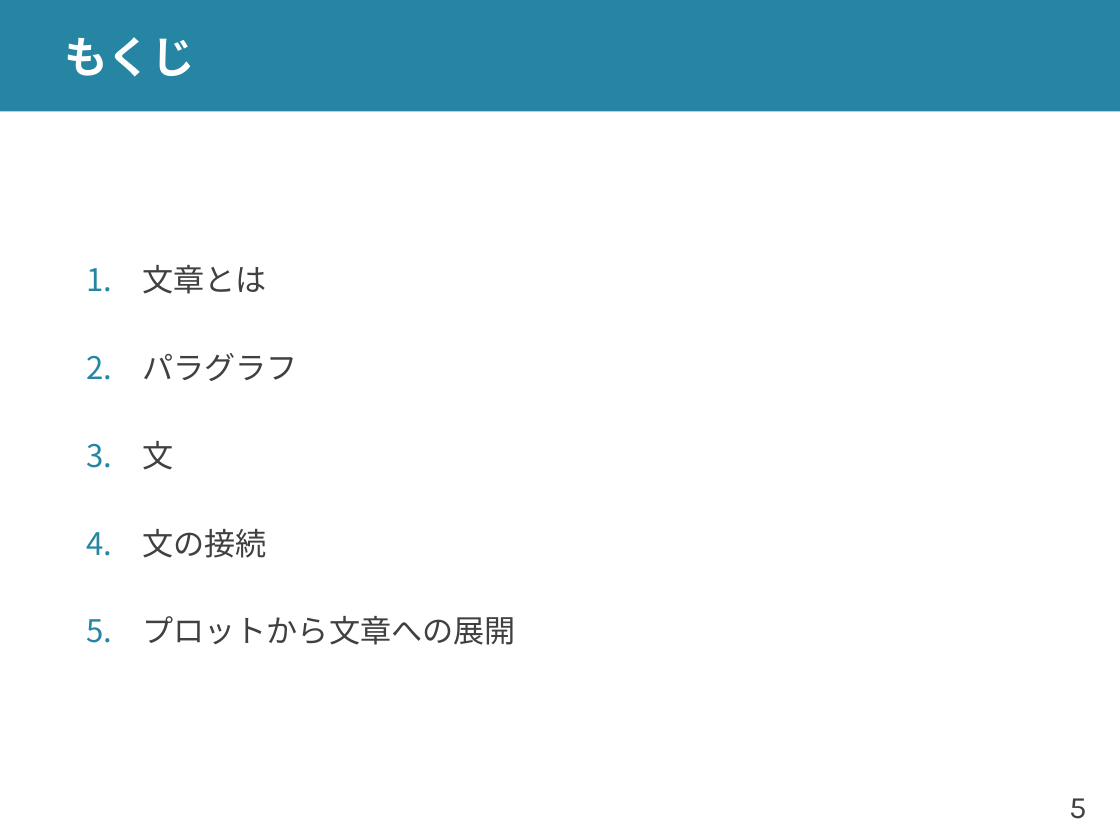
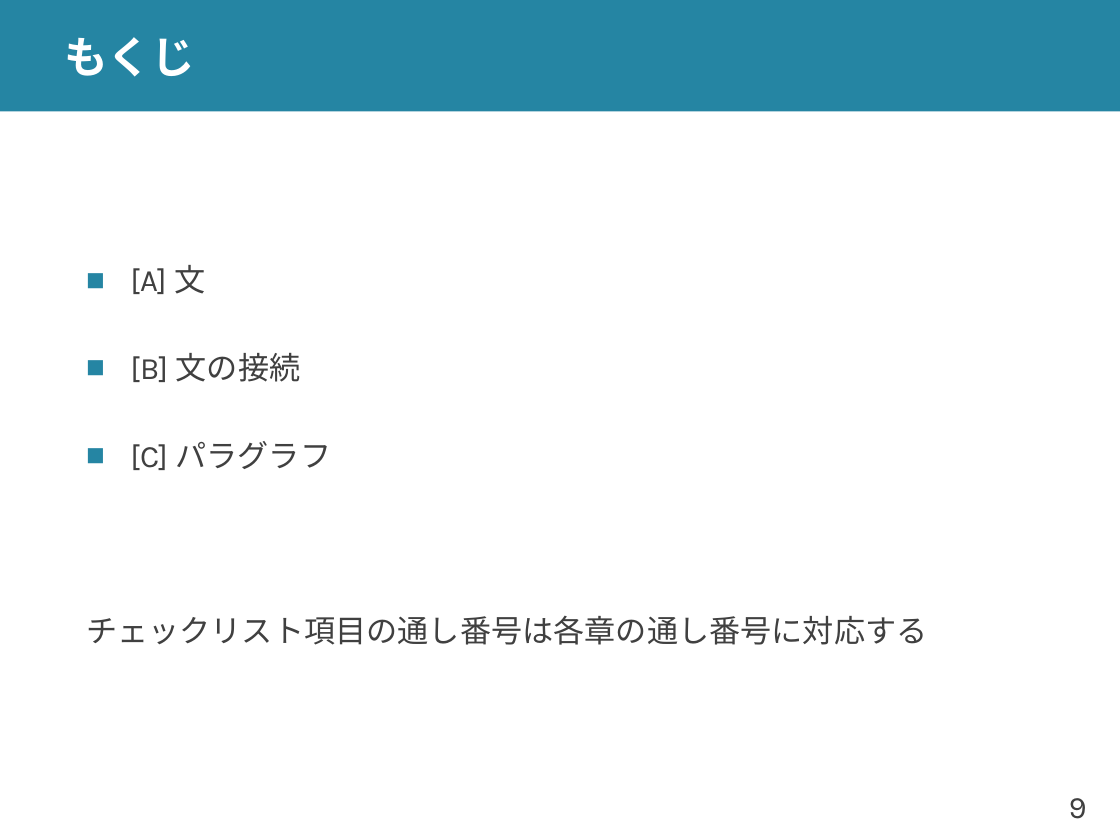
Before and after one commit to shioya-lab/how-to, a slide deck: slide 9 of writing.pptx (slide 5 before the commit). Drawn at 1120x840 pixels with LibreOffice and Linux fonts; fonts in the diff are those of the drawing. Boxes give left, top, right and bottom in pixels: in the first picture for what was removed or moved away, otherwise in the second. Text is boxed around its words. In the diff, an @@ line names an element or a change of style, - is before the commit and + after.

Commit message:
文章の書き方 v3 を追加

```diff
--- a/writing.pptx
+++ b/writing.pptx
@@ text at (86,265,927,645): text changed @@
-1. 文章とは
-2. パラグラフ
-3. 文
-4. 文の接続
-5. プロットから文章への展開
+■ [A] 文
+■ [B] 文の接続
+■ [C] パラグラフ
+チェックリスト項目の通し番号は各章の通し番号に対応する
@@ page number at (1069,798,1087,819): text changed @@
-5
+9
```
Also in this commit, not shown: 19 other slides changed, 9 slides added, 1 slide removed, 2 other files.
